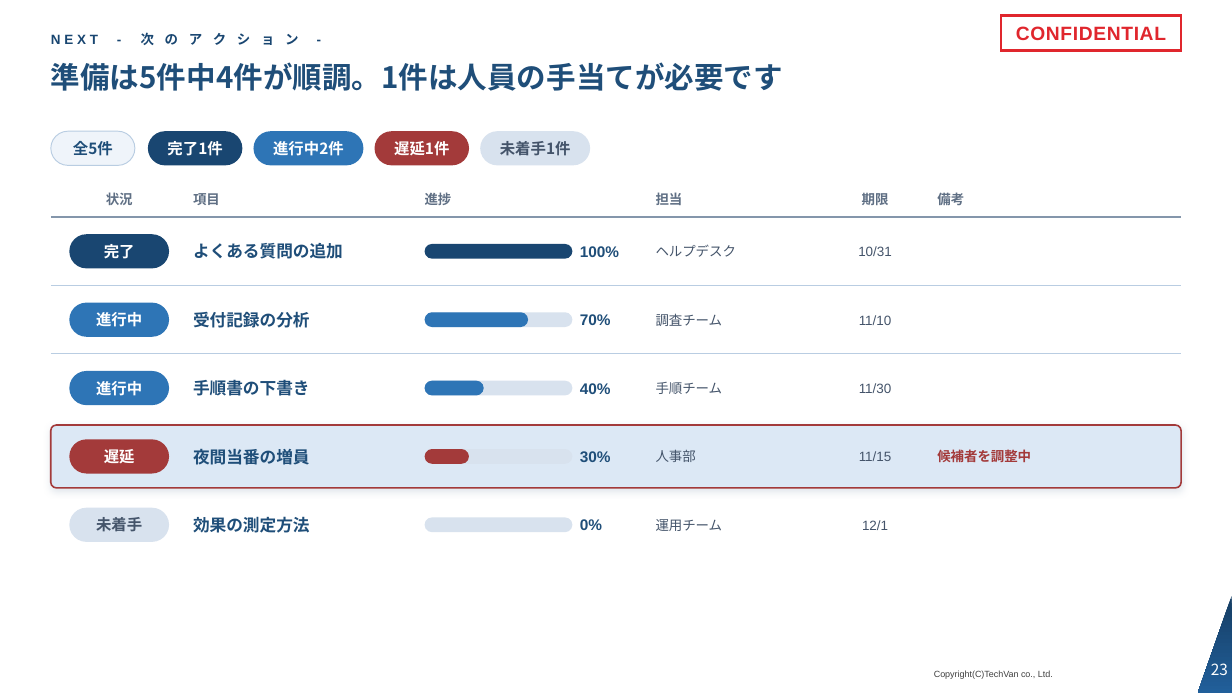
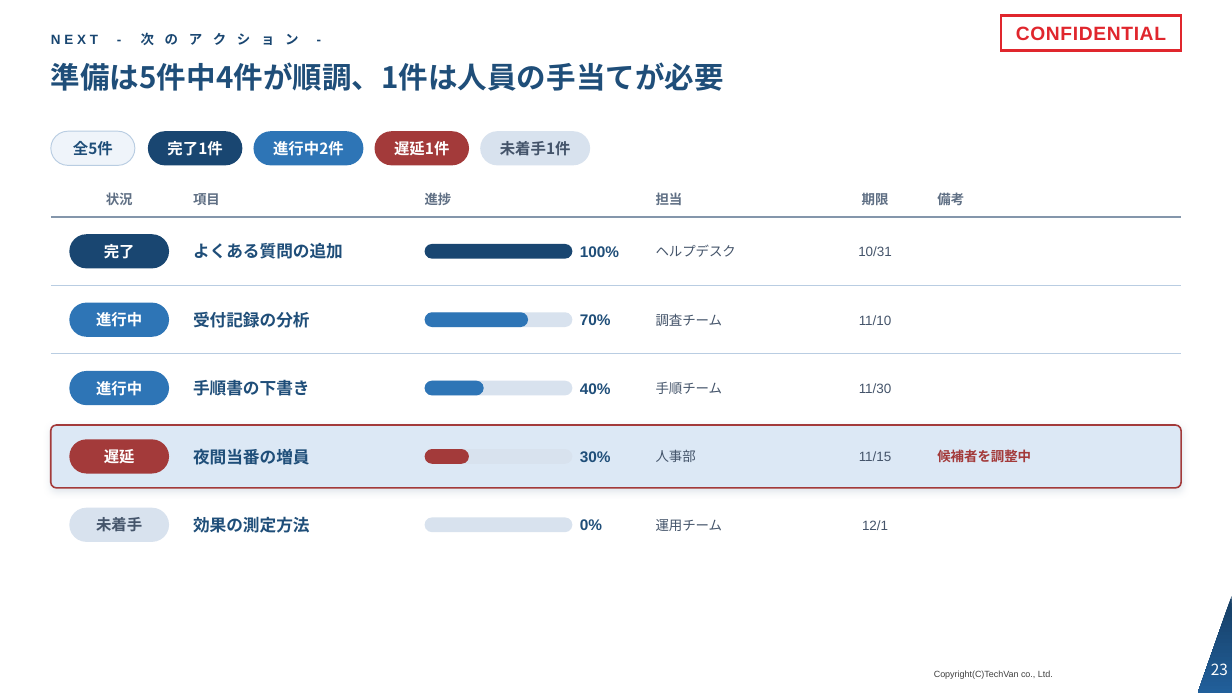
Before and after one commit to Kishi-Satoshi/slide-techvan-dist, a slide deck: slide 23 of plugins/slide-techvan/skills/slide-techvan/examples/catalog-techvan.pptx. Drawn at 1232x693 pixels with LibreOffice and Linux fonts; fonts in the diff are those of the drawing; background and template pictures are left out. Boxes give left, top, right and bottom in pixels: in the first picture for what was removed or moved away, otherwise in the second. Text is boxed around its words. In the diff, an @@ line names an element or a change of style, - is before the commit and + after.

```diff
--- a/plugins/slide-techvan/skills/slide-techvan/examples/catalog-techvan.pptx
+++ b/plugins/slide-techvan/skills/slide-techvan/examples/catalog-techvan.pptx
@@ title at bbox=[51, 62, 724, 91]: text changed @@
-準備は5件中4件が順調。1件は人員の手当てが必要です
+準備は5件中4件が順調、1件は人員の手当てが必要
```
Also in this commit, not shown: 16 other slides changed, 12 other files.
